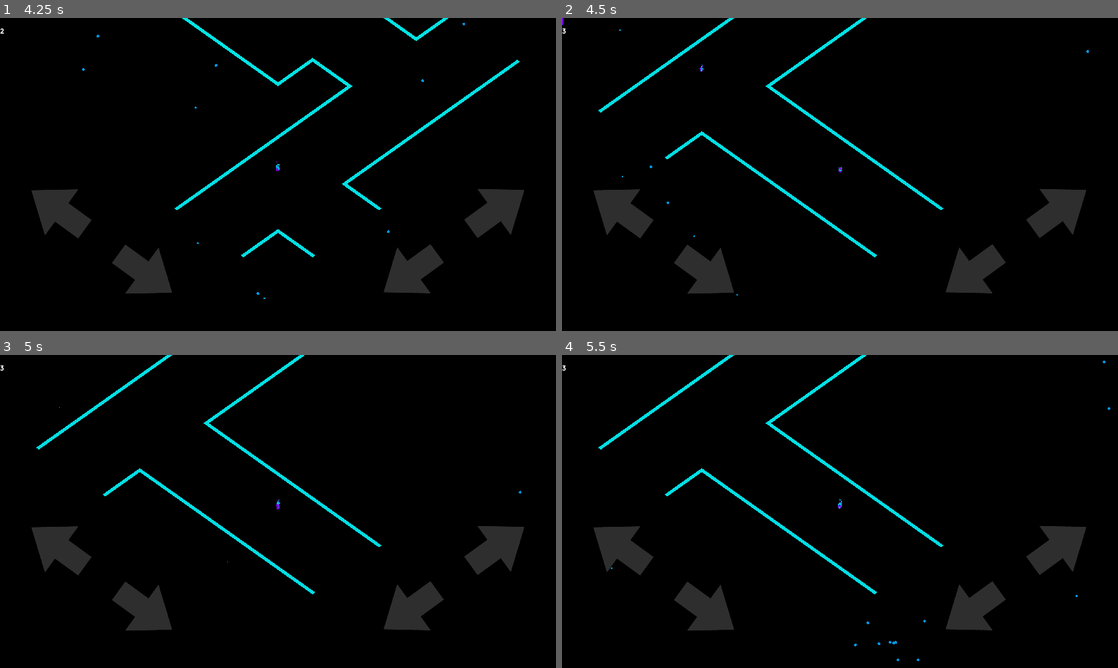
Above: before the commit, frames 1-4 (two rows, left to right).
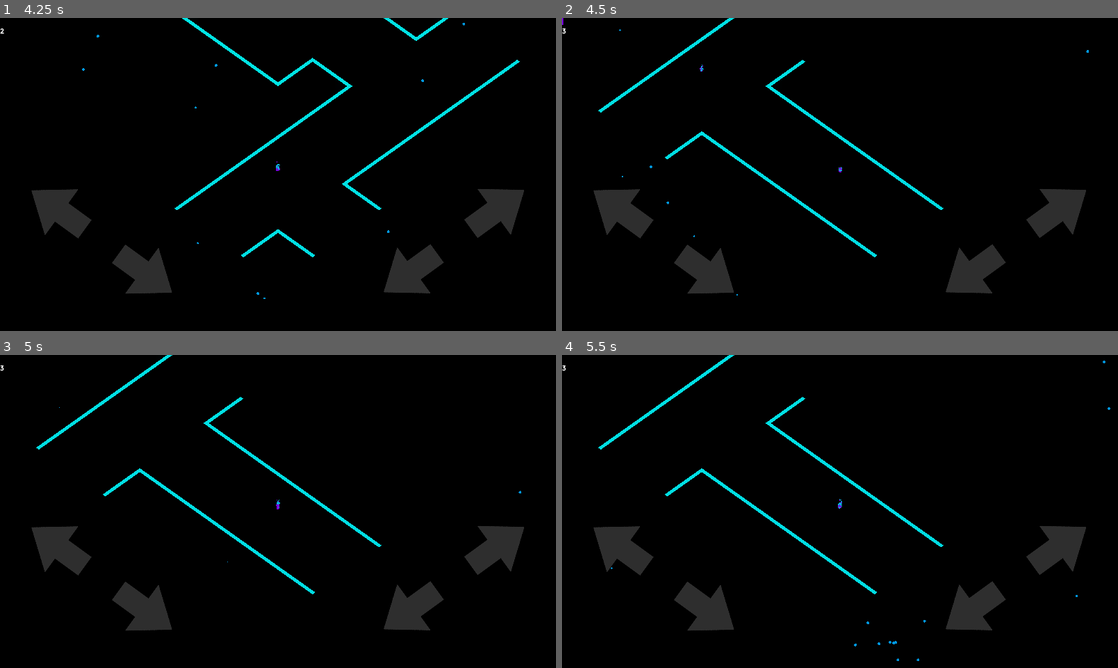
Above: after the commit, the same moments.

Repository: Pomoc48/iso-game
Game: Godot game, scene res://scenes/Level.tscn
Two runs of this game, one before a commit and one after it. Both use one fixed random seed, a clock stepped at 60 frames per second and the inputs below.
Inputs (mouse positions are in pixels of both pictures, inside the frame that each line leads up to):
- Up to frame 1 (4.25 s): click (55, 208) at 0.5 s; click (144, 274) at 1.25 s; click (411, 274) at 2 s; click (500, 212) at 2.75 s; click (55, 208) at 3.5 s
- Up to frame 2 (4.5 s): click (706, 274) at 4.25 s
- Up to frame 3 (5 s): no input
- Up to frame 4 (5.5 s): click (973, 611) at 5 s

Frame 1 is identical in both runs. In frame 2, 0.1% of the frame differs, in the area x 43-55%, y 0-14%; in frame 3, 0.1%; in frame 4, 0.1%.

Commit message:
Fix out of index platforms

Diff:
--- a/scripts/Platform.gd
+++ b/scripts/Platform.gd
@@ -14,8 +14,7 @@
 	_recolor()
 
 
-func play_fade_out_animation():
-	self.queue_free()
+# func play_fade_out_animation():
 	# _end = true
 	# var material = _border.get_surface_override_material(0) as StandardMaterial3D
 
--- a/scripts/PlatformSpace.gd
+++ b/scripts/PlatformSpace.gd
@@ -43,7 +43,8 @@
 
 func _remove_old():
 	var child_index = _total - _history
-	var child = self.get_child(child_index) as Node3D
+	var child = self.get_child(child_index + 1) as Node3D
 
 	_total -= 1
-	child.get_node("Node3D").play_fade_out_animation()
+	# child.get_node("Node3D").play_fade_out_animation()
+	child.queue_free()
Not shown: 1 places in scenes/platforms/Corner.tscn that only renumber resources
Not shown: 1 places in scenes/platforms/Start.tscn that only renumber resources
